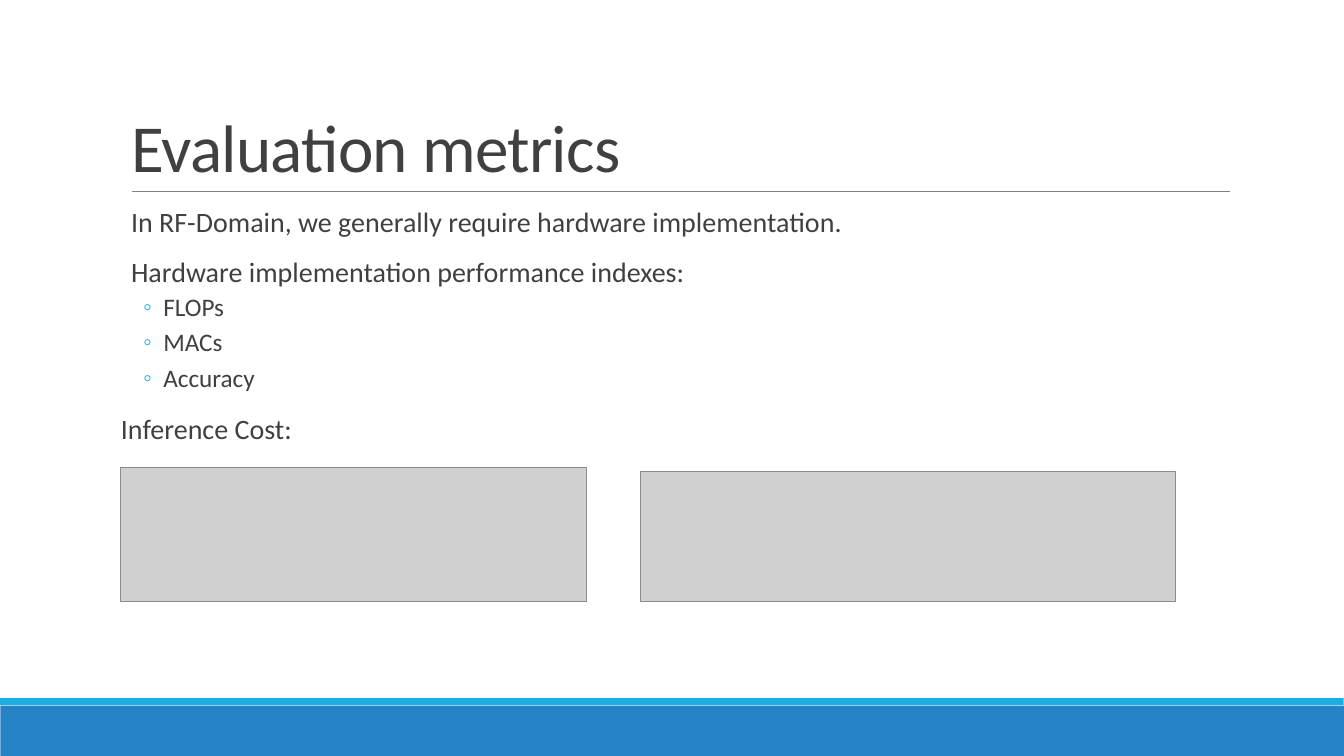
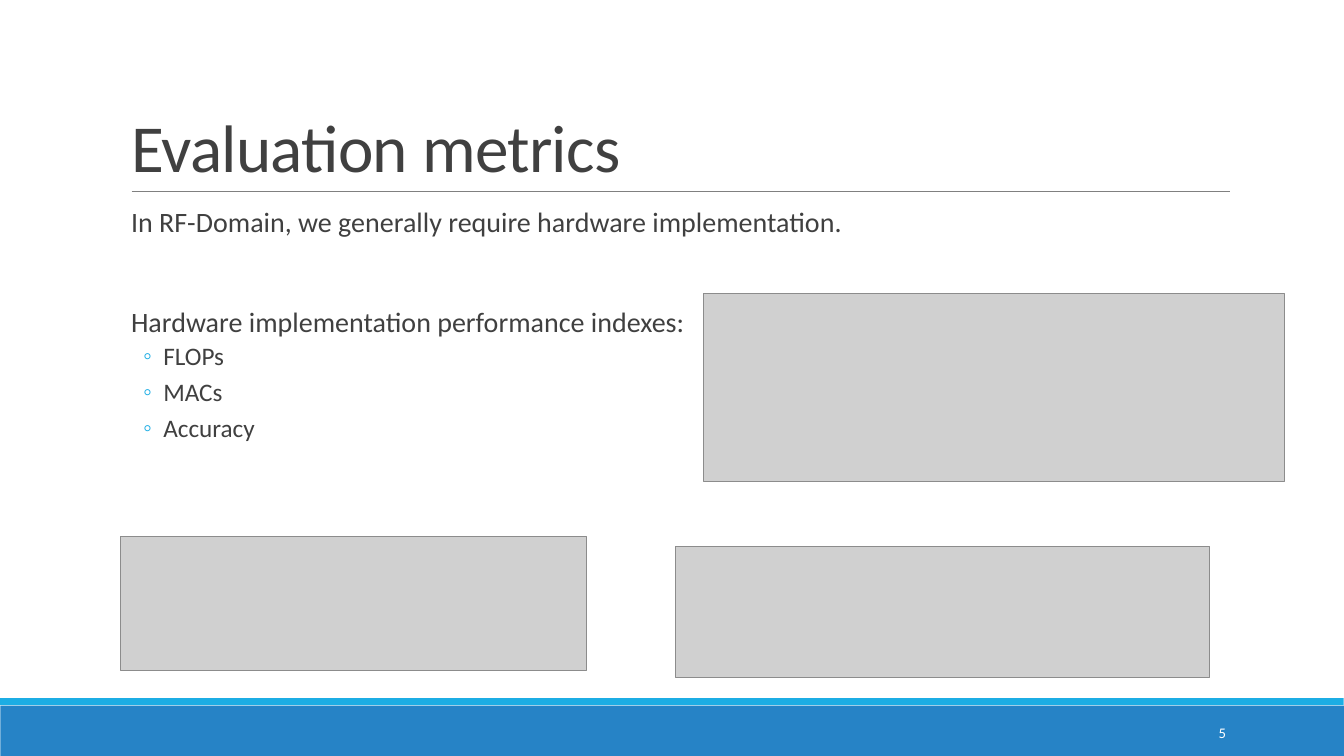
Before and after one commit to ITU-AI-ML-in-5G-Challenge/ITU-ML5G-PS-007-Aaronica, a slide deck: slide 5 of GrandFinale.pptx. Drawn at 1344x756 pixels with LibreOffice and Linux fonts; fonts in the diff are those of the drawing; grey boxes stand for pictures. Boxes give left, top, right and bottom in pixels: in the first picture for what was removed or moved away, otherwise in the second. Text is boxed around its words. In the diff, an @@ line names an element or a change of style, - is before the commit and + after.

```diff
--- a/GrandFinale.pptx
+++ b/GrandFinale.pptx
@@ picture added at (704, 293, 1285, 481) @@
@@ text at (121, 420, 292, 439): paragraph removed @@
-Inference Cost:
@@ picture: place and size @@
-picture at (121, 468, 587, 602)
+picture at (121, 536, 587, 670)
@@ picture: place and size @@
-picture at (641, 471, 1176, 602)
+picture at (676, 546, 1210, 678)
@@ page number added at (1219, 728, 1226, 738), 10.5 pt, text #FFFFFF @@
+5
```
Also in this commit, not shown: 11 other slides changed, 1 slide added, 1 slide removed, 1 other file.
